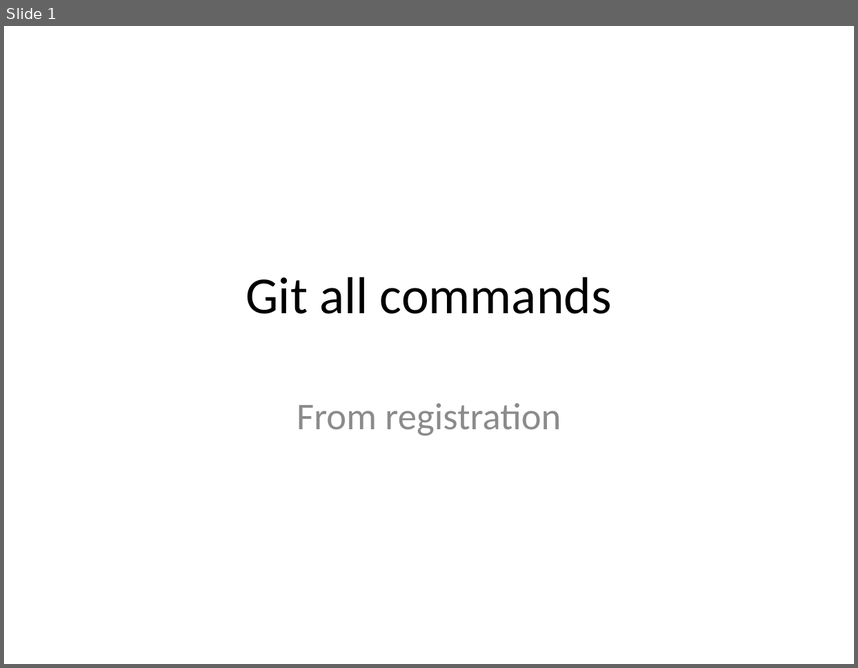
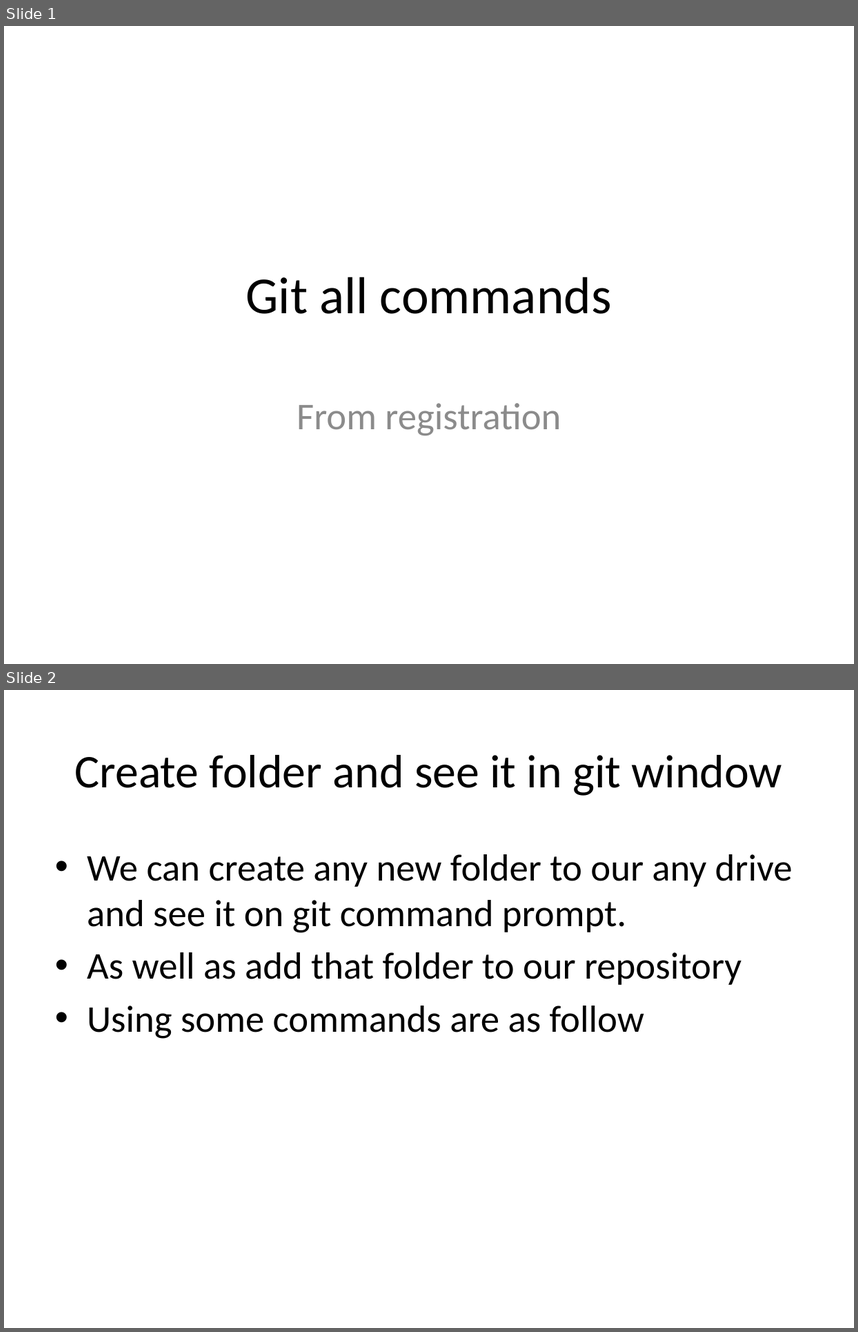
Before and after one commit to PatilGeeta/TestGit, a slide deck: testppt.pptx. Shown one above the other, each under a label of ours: slide 1 before the commit, slides 1 and 2 after it. The pictures are 858x668 and 858x1332 pixels, drawn with LibreOffice and Linux fonts; fonts in the diff are those of the drawing. Boxes give left, top, right and bottom in pixels: in the first picture for what was removed or moved away, otherwise in the second. Text is boxed around its words. In the diff, an @@ line names an element or a change of style, - is before the commit and + after.

Commit message:
Second ppt has added in testppt file

```diff
--- a/testppt.pptx
+++ b/testppt.pptx
@@ slide 2 added at [4,690,854,1328], background #FFFFFF @@
@@ title added at [74,755,783,796], 39.6 pt, text #5A5A5A @@
+Create folder and see it in git window
@@ text added at [87,854,793,1038], 32 pt, text #5A5A5A @@
+• We can create any new folder to our any drive and see it on git command prompt.
+• As well as add that folder to our repository
+• Using some commands are as follow
```
